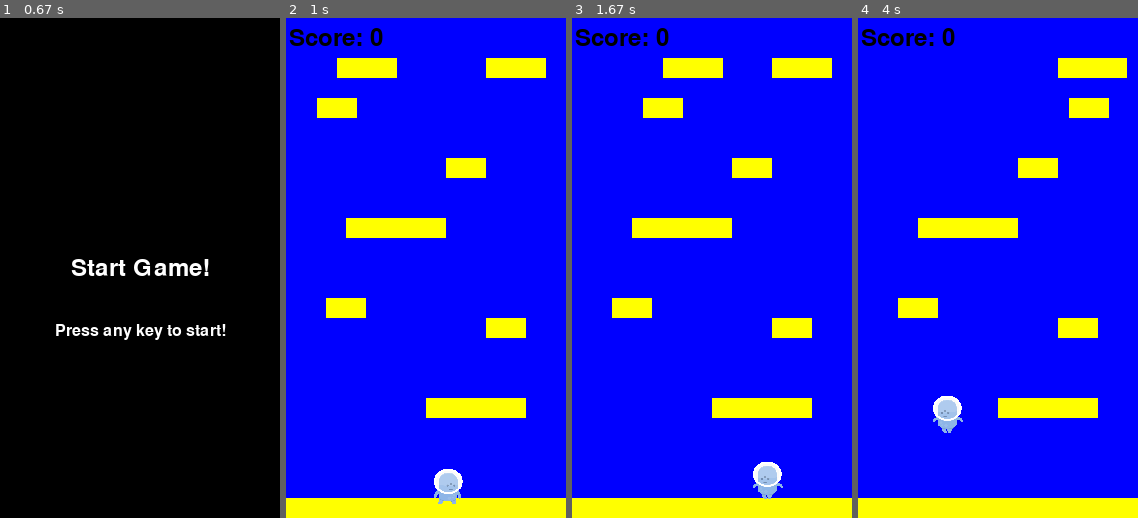
Above: before the commit, frames 1-4 (left to right).
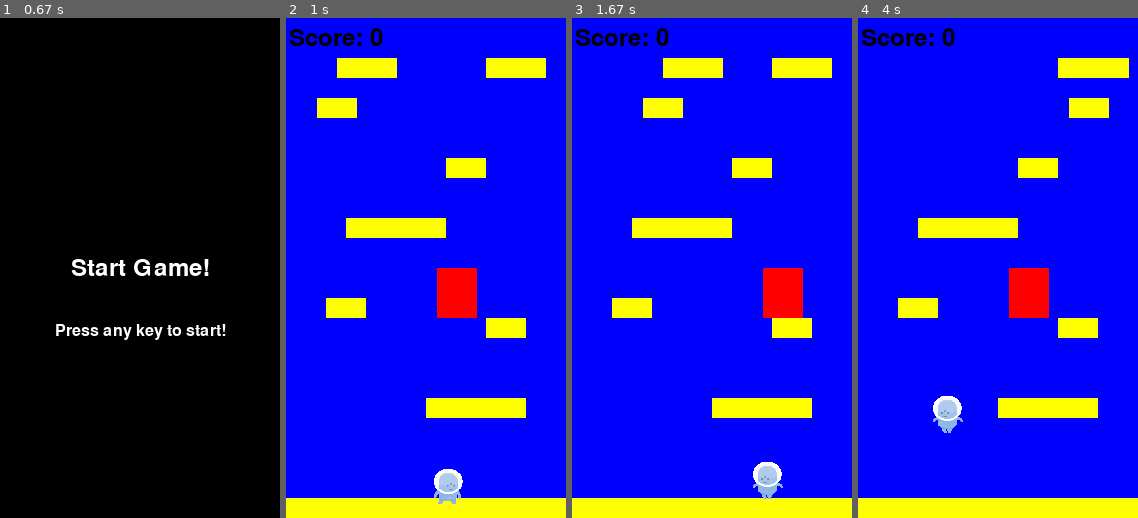
Above: after the commit, the same moments.

Repository: Calum-Johnston/pygame_2d_platformer
Game: pygame game, started from main.py
Same seed, same stepped clock (60 frames per second), same inputs: the game is played once before the commit and once after it.
Inputs:
- Up to frame 1 (0.67 s): hold Right from 0.33 s (still down)
- Up to frame 2 (1 s): release Right at 0.8 s; hold Right from 0.83 s (still down)
- Up to frame 3 (1.67 s): release Right at 1.3 s; hold Left from 1.33 s (still down)
- Up to frame 4 (4 s): release Left at 1.87 s; hold Left 1.9-2.3 s; hold Right 2.33-2.97 s; tap Space at 3, 3.4, 3.7, 3.9 s; hold Left 3.33-3.8 s; hold Right from 3.83 s (still down)

Frame 1 is identical in both runs. In frame 2, 1.4% of the frame differs, in the area x 53-69%, y 50-60%; in frame 3, 1.4%; in frame 4, 1.5%, in the area x 53-97%, y 8-60%.

Commit message:
Added enemy class that moves

Diff:
--- a/Issues.txt
+++ b/Issues.txt
@@ -13,7 +13,6 @@
 Still to do:
 - Add enemy, that shoots missles at you (tracks you) - hit by enemy you die
 - Add ability to shoot back at missles
-- Add scoring to the game
 - Add boosts, etc
 - Make platforms more difficult as score increases (more moving, faster moving, greater distance, etc)
 - Build some pre-built challenge parts (more mobs, hard jumps, etc)
--- a/main.py
+++ b/main.py
@@ -2,7 +2,7 @@
 
 import pygame
 from settings import *
-from sprites import Player, Platform
+from sprites import Player, Platform, Enemy
 from utilities import Camera, SpriteSheet
 import random as rd
 import math
@@ -43,20 +43,33 @@
     def __init__(self):
         # Define the player's score
         self.score = 0
+
         # Read in data files
         self.loadData()
+
         # Define groups
         self.player_sprites = pygame.sprite.Group()
         self.platform_sprites = pygame.sprite.Group()
+        self.enemy_sprites = pygame.sprite.Group()
+        self.object_sprites = pygame.sprite.Group()
+
         # Define player
         self.player = Player(WIDTH / 2, HEIGHT - 50, 40, 50, self)
         self.player_sprites.add(self.player)
+
         # Define starting platforms
         self.loadNewPlatforms(True)
         self.loadNewPlatforms(False)
         self.distanceToNextBuild = HEIGHT
+
+        # Define first enemy (test)
+        self.enemy = Enemy(WIDTH / 2, HEIGHT / 2, 40, 50, self)
+        self.enemy_sprites.add(self.enemy)
+        self.object_sprites.add(self.enemy)
+
         # Create the camera
         self.camera = Camera(self)
+
         # Run the game
         self.run()
 
@@ -92,7 +105,8 @@
         # Update player sprite and then camera
         self.player_sprites.update()
         self.platform_sprites.update()
-        self.camera.update(self.player, self.platform_sprites)
+        self.enemy_sprites.update()
+        self.camera.update(self.player, self.object_sprites)
 
         # If player falls out of the screen, end game
         if(self.player.rect.top > HEIGHT):
@@ -111,6 +125,7 @@
     def draw(self):
         screen.fill(BLUE)
         self.platform_sprites.draw(screen)
+        self.enemy_sprites.draw(screen)
         self.player_sprites.draw(screen)
         self.drawText("Score: " + str(self.score), 50, 20, 36, BLACK)
         pygame.display.flip()
@@ -133,6 +148,7 @@
                         if(newGame): self.pt = Platform(start_X, start_Y, width_pt, 20, self.player)
                         else: self.pt = Platform(start_X, start_Y - HEIGHT, width_pt, 20, self.player)
                         self.platform_sprites.add(self.pt)
+                        self.object_sprites.add(self.pt)
 
         self.distanceToNextBuild = HEIGHT
 
@@ -151,10 +167,10 @@
         for x in range(0, 6):
             width = rd.randrange(RANDOM_WIDTH_MIN, RANDOM_WIDTH_MAX)
             x = rd.randrange(0, WIDTH - width)
-            # Min's used to ensure no errors
             y = rd.randrange(min(closestPlatform_Distance - 130, -1), min(closestPlatform_Distance - 60, 1))  # 60 is arbitrary, 130 is based on jump height
             pt = Platform(x, y, width, 20, self.player)
             self.platform_sprites.add(pt)
+            self.object_sprites.add(pt)
             if(x == 0):
                 firstPositionY = y
             closestPlatform_Distance = y # Reset y, and restart
--- a/sprites.py
+++ b/sprites.py
@@ -145,7 +145,6 @@
         else:
             self.jumping = False
 
-
     def loadImages(self):
         self.idle_frames = []
         self.walking_frames_r = []
@@ -192,10 +191,8 @@
     def update(self):
         # If platform moves horizontally, move it
         if(self.movingX):
-            if(self.rect.right >= WIDTH):
-                self.movingX_Speed= -1
-            if(self.rect.left <= 0):
-                self.movingX_Speed = 1
+            if(self.rect.right > WIDTH or self.rect.left < 0):
+                self.movingX_Speed= -self.movingX_Speed
             self.rect.x += self.movingX_Speed
 
 
@@ -214,5 +211,16 @@
         self.rect.x = enemy_X
         self.rect.y = enemy_Y
 
+        # Define velocity varaible
+        self.velocity = vec(1, 0)
+
         # Define player (for use in scrolling the screen)
         self.player = player
+
+    def update(self):
+        # Enemy will bounce off the wall
+        if(self.rect.right > WIDTH or self.rect.left < 0):
+            self.velocity.x = -self.velocity.x
+        self.rect.x += self.velocity.x
+        print(self.velocity.x)
+        print(self.rect.x)
